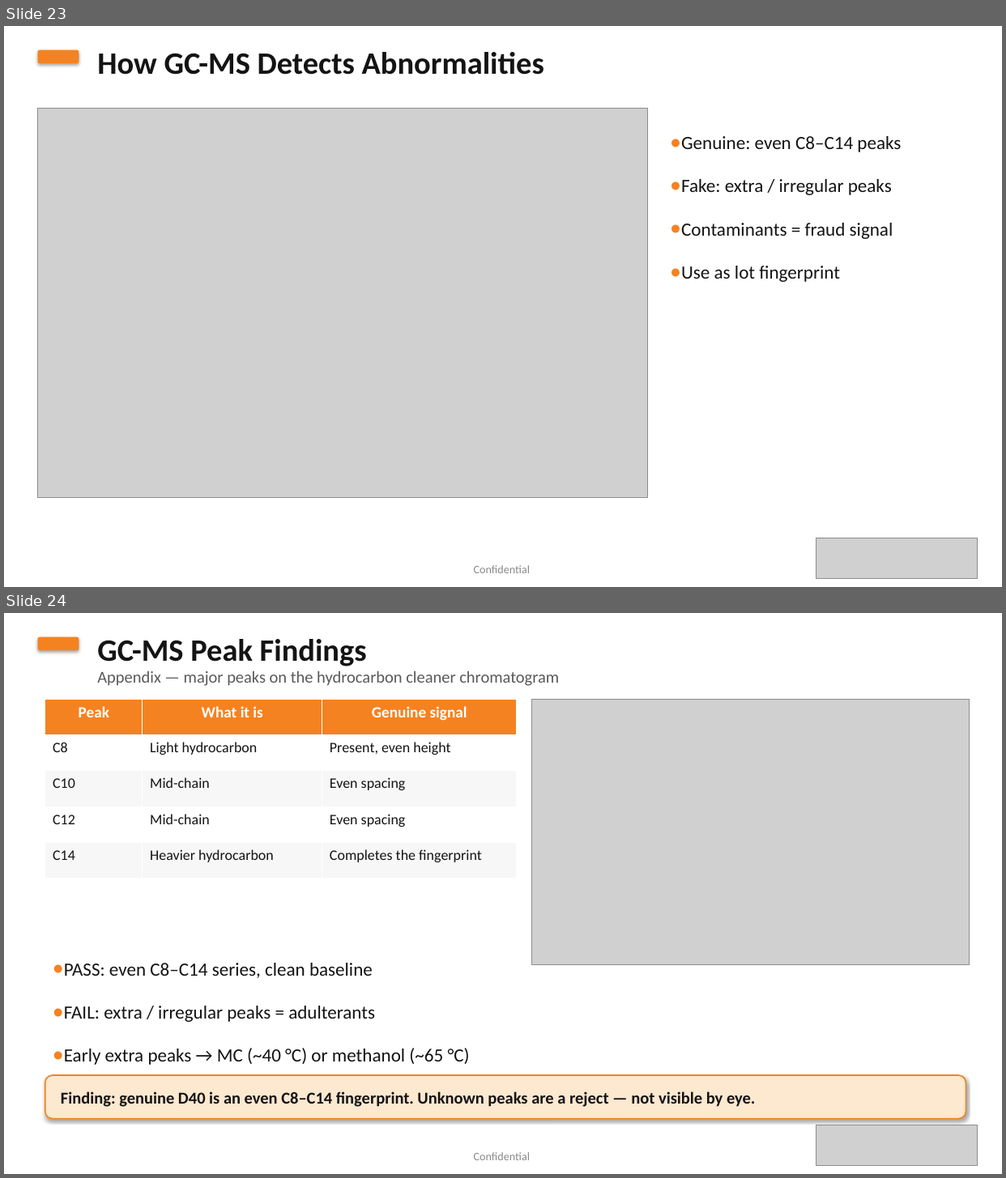
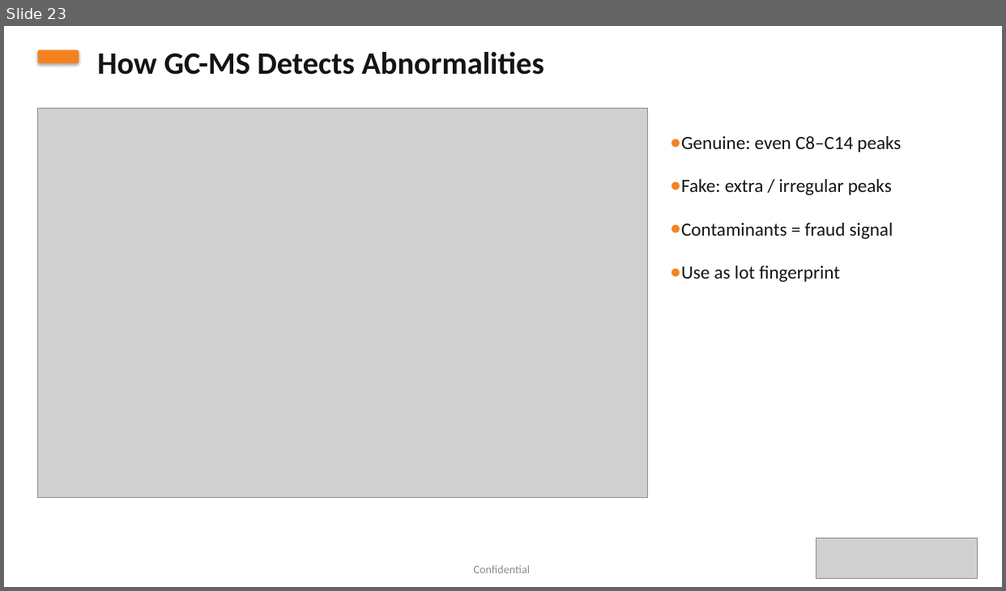
Before and after one commit to rockyforever8-sys/Machine-Learning-Project, a slide deck: presentations/Exxsol_D40_Supply_Chain_Risk_Committee.pptx. Shown one above the other, each under a label of ours: slides 23 and 24 before the commit, slide 23 after it. The pictures are 1006x1178 and 1006x591 pixels, drawn with LibreOffice and Linux fonts; fonts in the diff are those of the drawing; grey boxes stand for pictures. Boxes give left, top, right and bottom in pixels: in the first picture for what was removed or moved away, otherwise in the second. Text is boxed around its words. In the diff, an @@ line names an element or a change of style, - is before the commit and + after.

```diff
--- a/presentations/Exxsol_D40_Supply_Chain_Risk_Committee.pptx
+++ b/presentations/Exxsol_D40_Supply_Chain_Risk_Committee.pptx
@@ slide 24 removed at [4,613,1002,1174], background #FFFFFF @@
@@ rounded rectangle removed at [38,637,79,650] @@
@@ text removed at [97,639,367,666] @@
-GC-MS Peak Findings
@@ text removed at [97,671,559,686] @@
-Appendix — major peaks on the hydrocarbon cleaner chromatogram
@@ table removed at [45,699,517,879], 5 rows, 3 columns @@
-Peak | What it is | Genuine signal
-C8 | Light hydrocarbon | Present, even height
-C10 | Mid-chain | Even spacing
-C12 | Mid-chain | Even spacing
-C14 | Heavier hydrocarbon | Completes the fingerprint
@@ picture removed at [532,699,970,965] @@
@@ text removed at [64,963,470,1065] @@
-● PASS: even C8–C14 series, clean baseline
-● FAIL: extra / irregular peaks = adulterants
-● Early extra peaks → MC (~40 °C) or methanol (~65 °C)
@@ rounded rectangle removed at [45,1076,966,1119] @@
-Finding: genuine D40 is an even C8–C14 fingerprint. Unknown peaks are a reject — not visible by eye.
@@ picture removed at [816,1126,978,1165] @@
@@ text removed at [474,1152,530,1161] @@
-Confidential
```
Also in this commit, not shown: 1 slide added, 4 other files.
